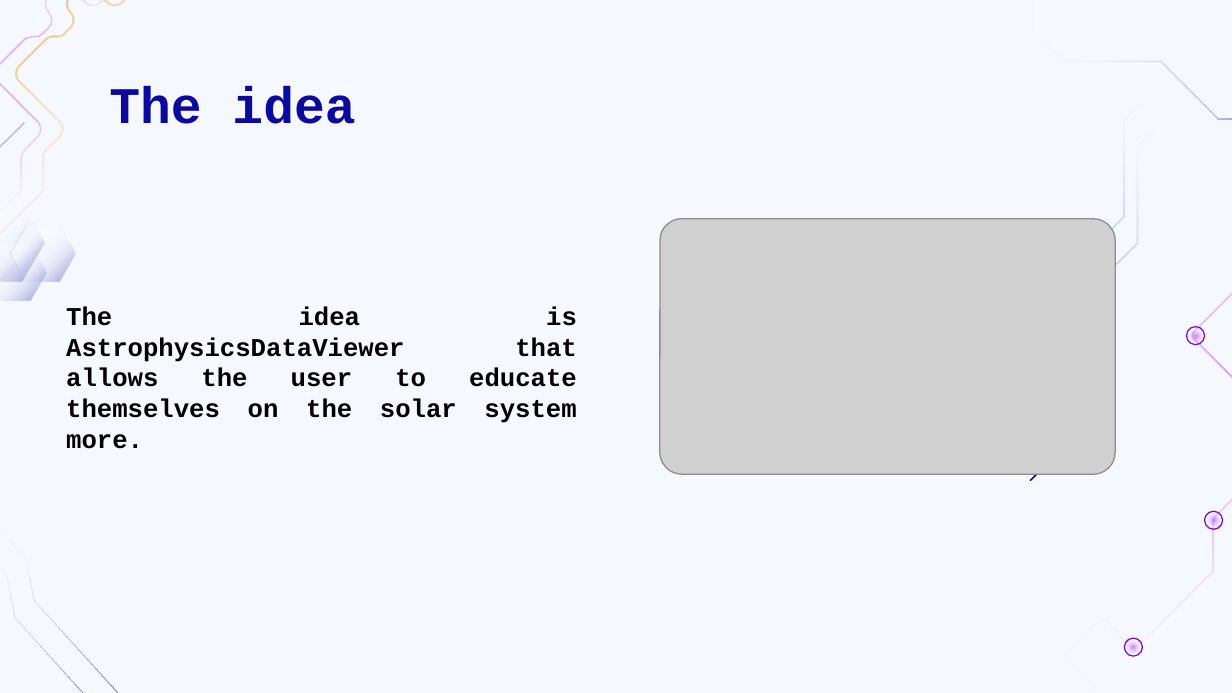
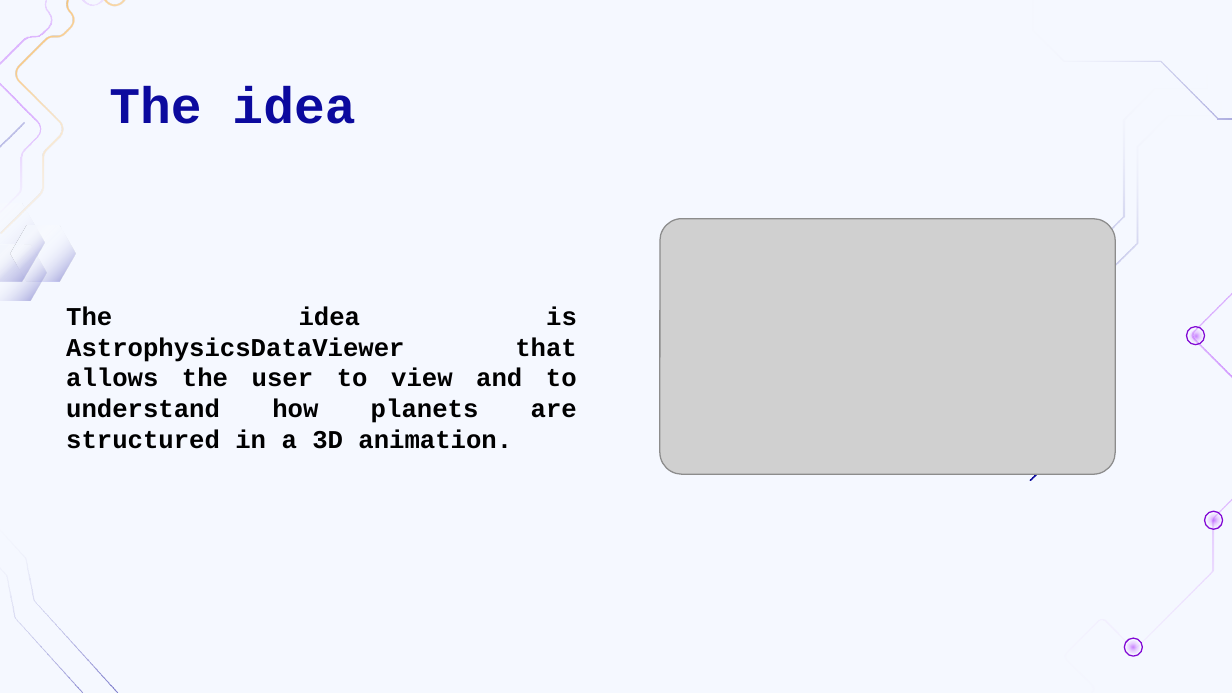
Before and after one commit to codingburgas/10grade-christmas-luck-codecrafters, a slide deck: slide 5 of docs/CodeCrafters.pptx. Drawn at 1232x693 pixels with LibreOffice and Linux fonts; fonts in the diff are those of the drawing; grey boxes stand for pictures; background and template pictures are left out. Boxes give left, top, right and bottom in pixels: in the first picture for what was removed or moved away, otherwise in the second. Text is boxed around its words. In the diff, an @@ line names an element or a change of style, - is before the commit and + after.

```diff
--- a/docs/CodeCrafters.pptx
+++ b/docs/CodeCrafters.pptx
@@ text at box(66, 306, 577, 449): text changed @@
-The idea is AstrophysicsDataViewer that allows the user to educate themselves on the solar system more.
+The idea is AstrophysicsDataViewer that allows the user to view and to understand how planets are structured in a 3D animation.
```
Also in this commit, not shown: 1 other slide changed, 11 other files.
